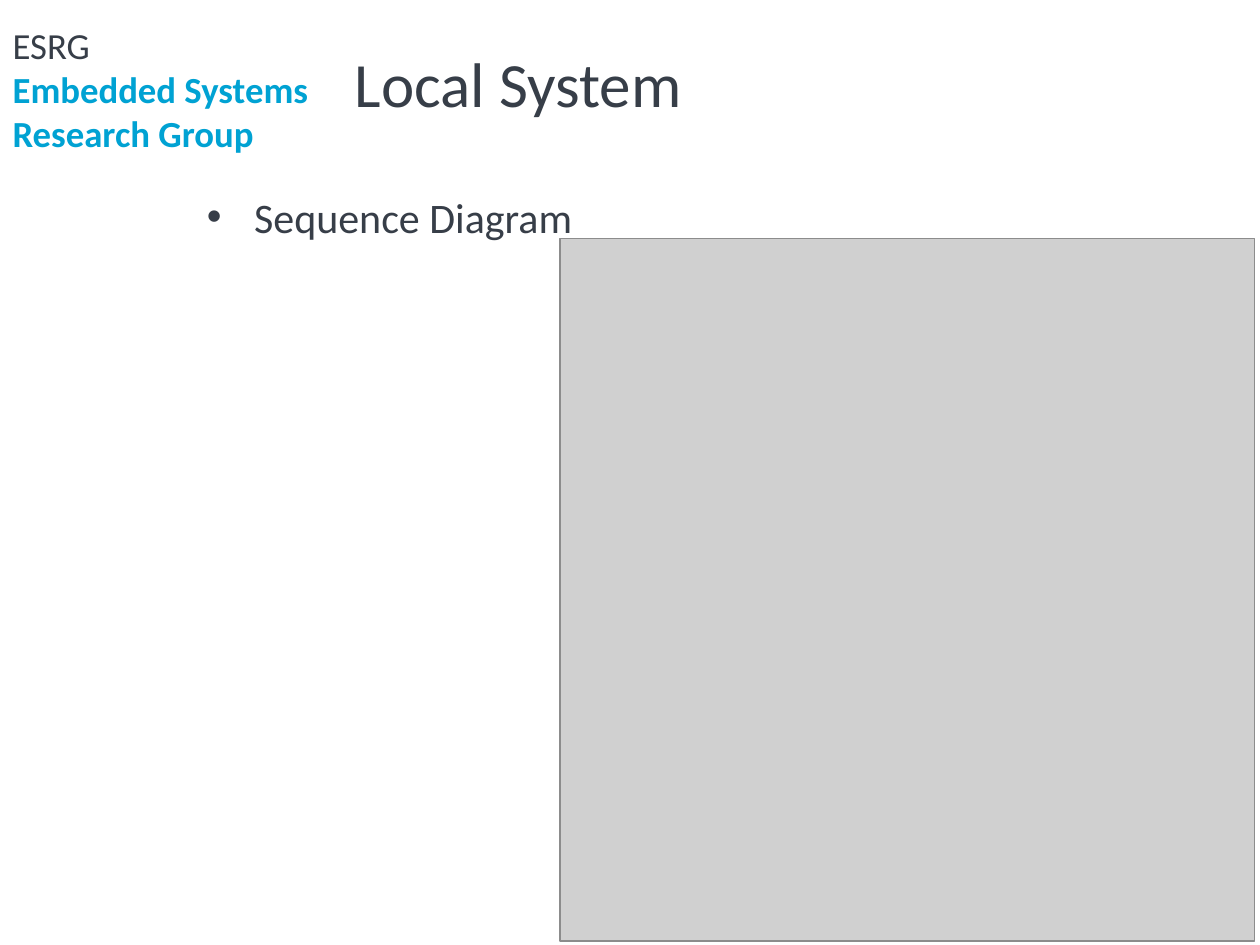
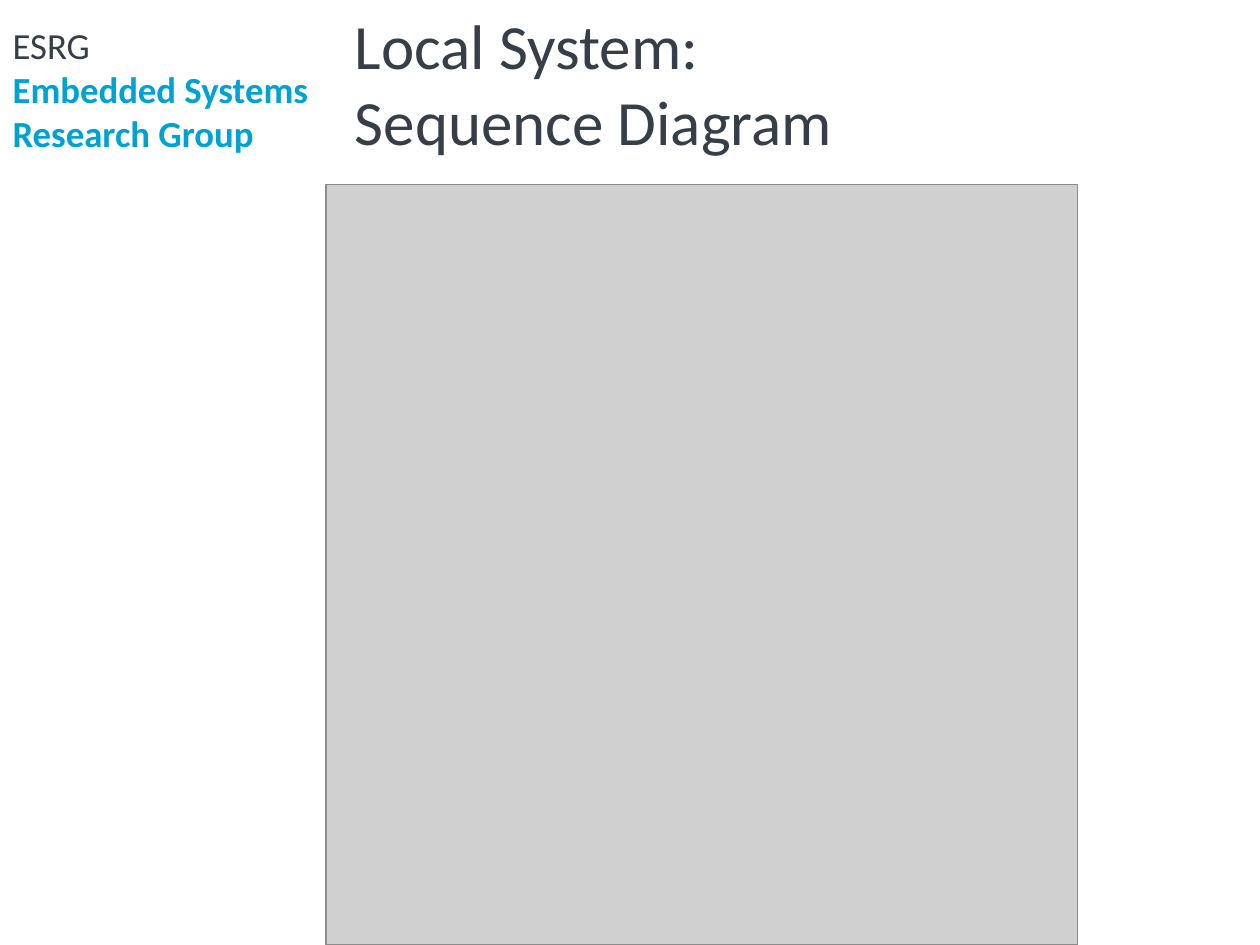
Before and after one commit to ESRGgroup9/slipad, a slide deck: slide 17 of project/group9.pptx. Drawn at 1260x945 pixels with LibreOffice and Linux fonts; fonts in the diff are those of the drawing; grey boxes stand for pictures; background and template pictures are left out. Boxes give left, top, right and bottom in pixels: in the first picture for what was removed or moved away, otherwise in the second. Text is boxed around its words. In the diff, an @@ line names an element or a change of style, - is before the commit and + after.

```diff
--- a/project/group9.pptx
+++ b/project/group9.pptx
@@ title at bbox=[355, 25, 832, 156]: text changed @@
-Local System
+Local System:
+Sequence Diagram
@@ text removed at bbox=[254, 204, 572, 243] @@
-• Sequence Diagram
@@ picture: place and size @@
-picture at bbox=[559, 238, 1255, 941]
+picture at bbox=[326, 185, 1079, 945]
```
Also in this commit, not shown: 8 other slides changed, 3 slides added, 3 other files.
